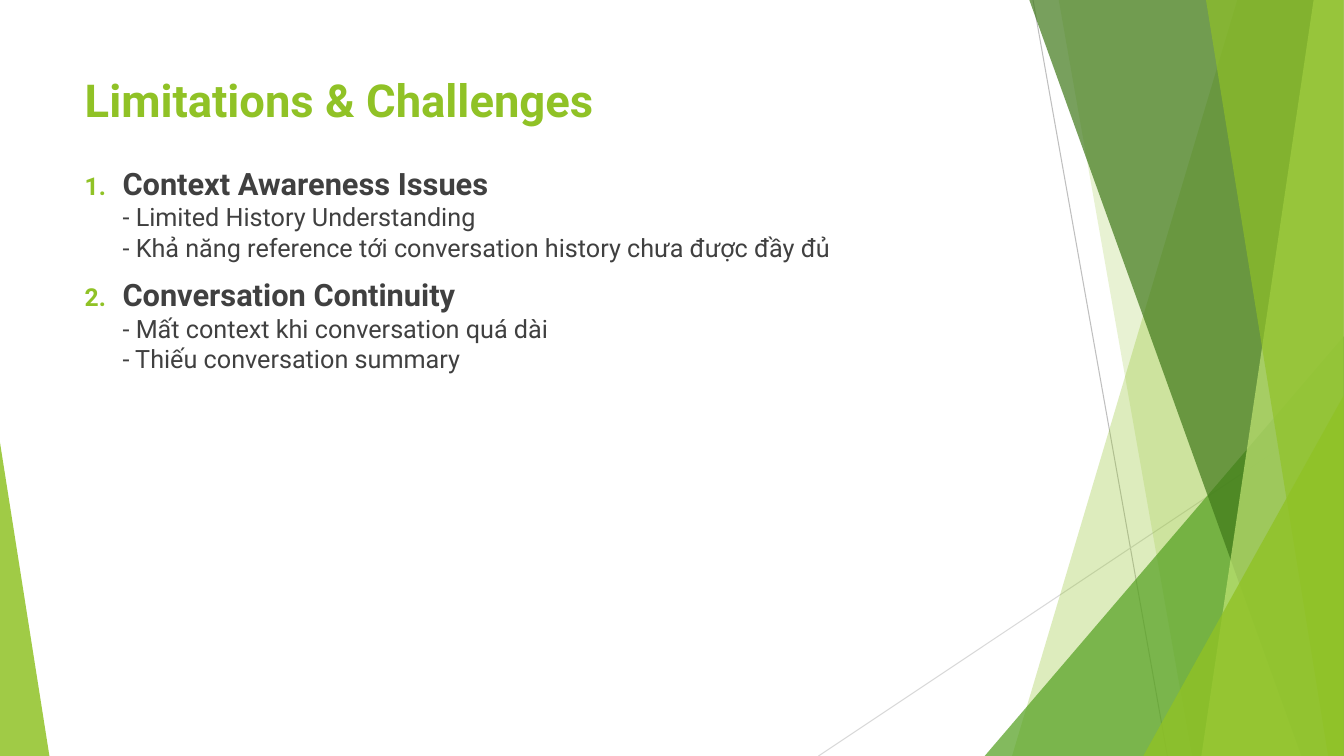
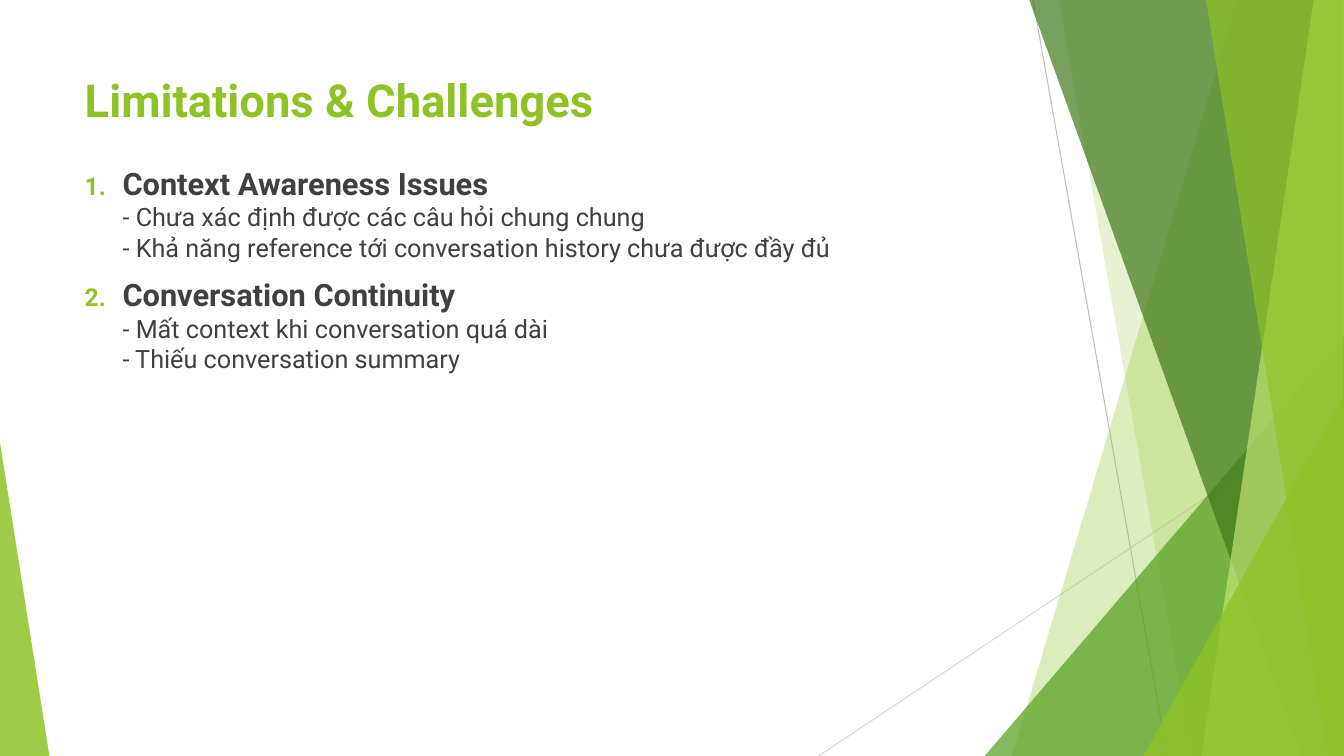
Before and after one commit to avvotinh/evlevate-dn-03, a slide deck: slide 11 of Workshop_final/Workshop_Final.pptx. Drawn at 1344x756 pixels with LibreOffice and Linux fonts; fonts in the diff are those of the drawing. Boxes give left, top, right and bottom in pixels: in the first picture for what was removed or moved away, otherwise in the second. Text is boxed around its words. In the diff, an @@ line names an element or a change of style, - is before the commit and + after.

Commit message:
update slide

```diff
--- a/Workshop_final/Workshop_Final.pptx
+++ b/Workshop_final/Workshop_Final.pptx
@@ text at box(123, 173, 830, 263): text changed @@
-1. Context Awareness Issues
-   - Limited History Understanding
-   - Khả năng reference tới conversation history chưa được đầy đủ
+1. Context Awareness Issues
+   - Chưa xác định được các câu hỏi chung chung
+   - Khả năng reference tới conversation history chưa được đầy đủ
```
